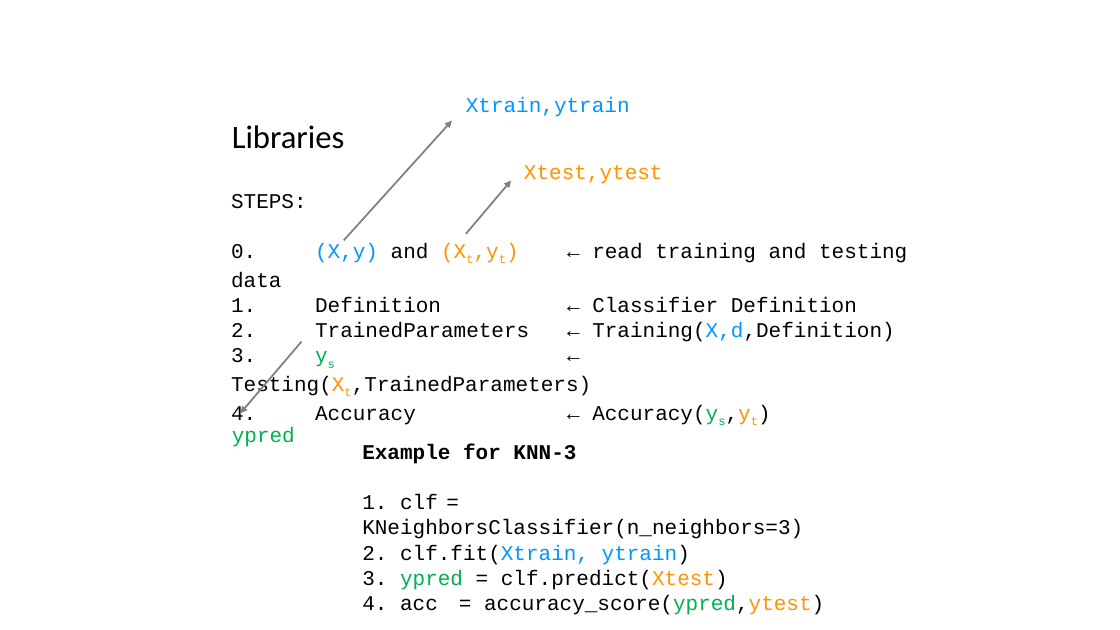
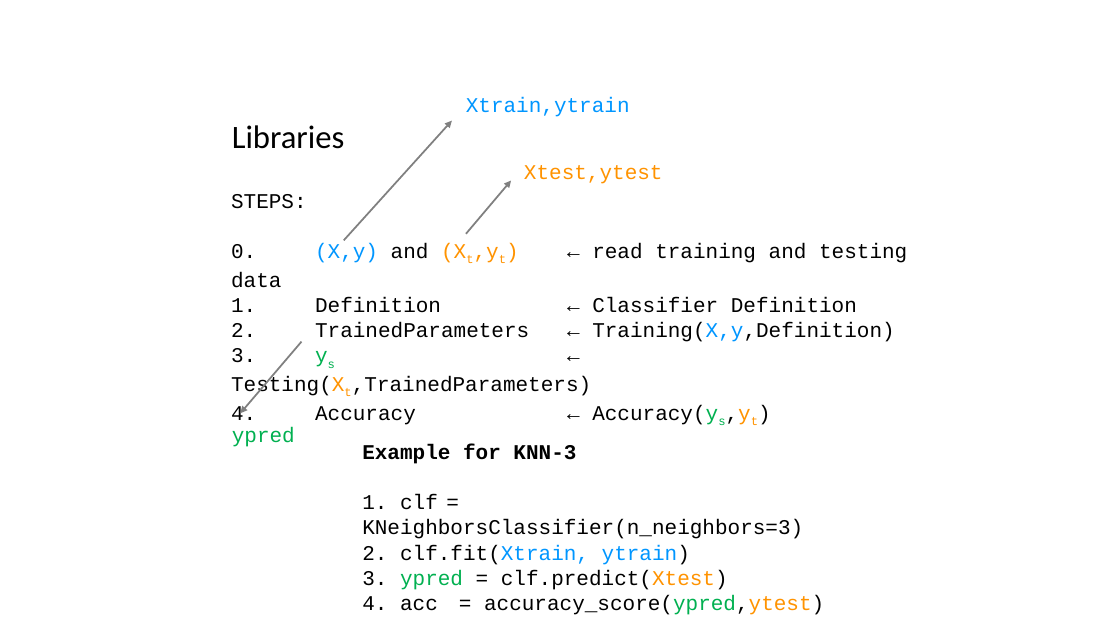
Before and after one commit to domingomery/patrones, a slide deck: slide 27 of clases/Cap04_Clasificacion/presentations/PAT04_ClasificadoresBasicos.pptx. Drawn at 1120x630 pixels with LibreOffice and Linux fonts; fonts in the diff are those of the drawing. Boxes give left, top, right and bottom in pixels: in the first picture for what was removed or moved away, otherwise in the second. Text is boxed around its words. In the diff, an @@ line names an element or a change of style, - is before the commit and + after.

```diff
--- a/clases/Cap04_Clasificacion/presentations/PAT04_ClasificadoresBasicos.pptx
+++ b/clases/Cap04_Clasificacion/presentations/PAT04_ClasificadoresBasicos.pptx
@@ text at (231,322,894,342): text changed @@
-2. TrainedParameters ← Training(X,d,Definition)
+2. TrainedParameters ← Training(X,y,Definition)
```
